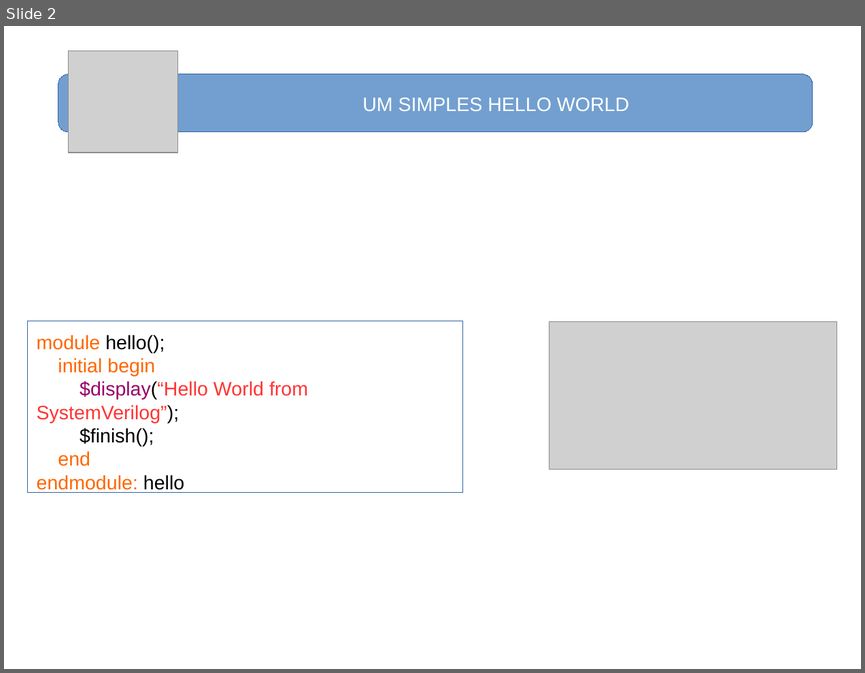
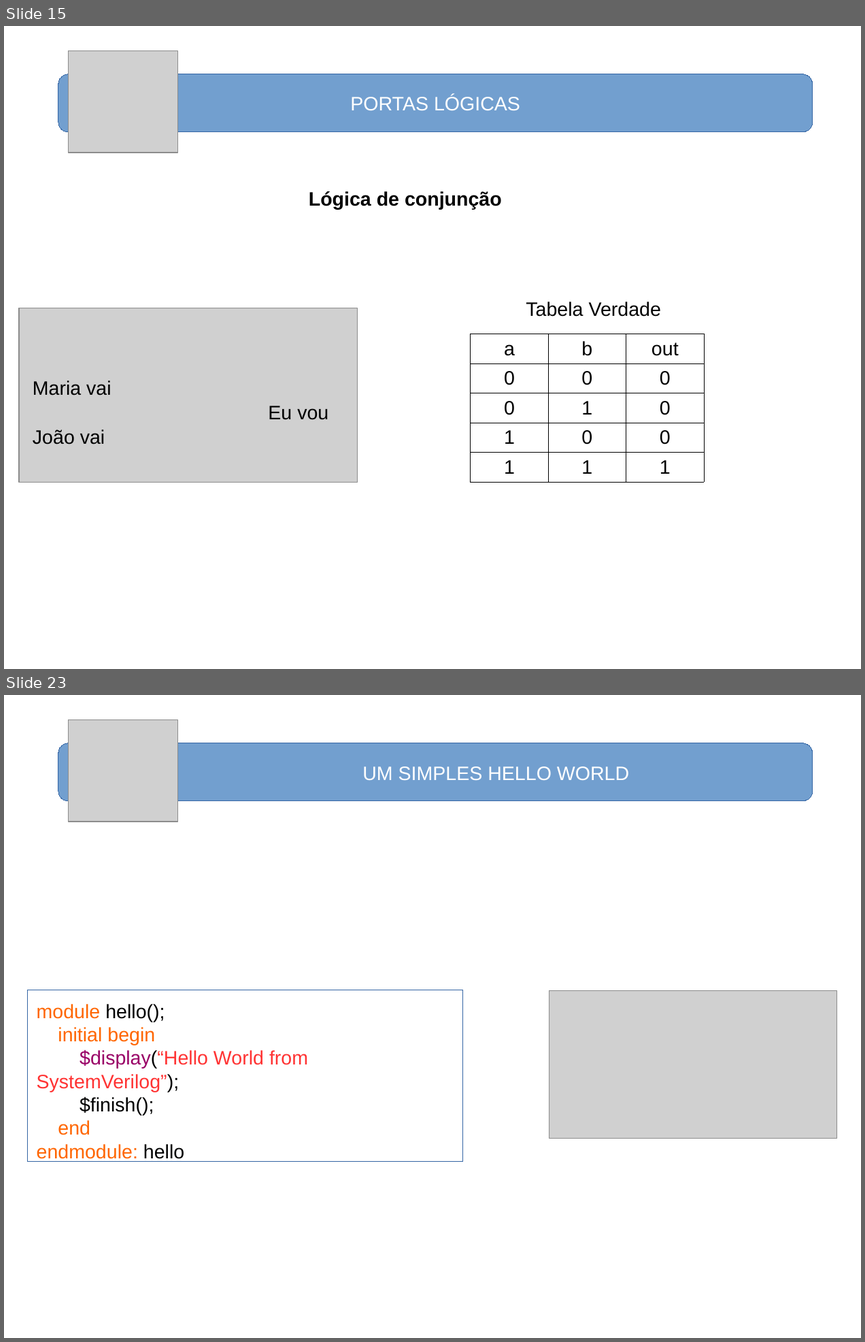
Before and after one commit to nelsoncsc/basicSV, a slide deck: docs/basicSV.odp. Shown one above the other, each under a label of ours: slide 2 before the commit, slides 15 and 23 after it; the slides between them are not shown. The pictures are 865x673 and 865x1342 pixels, drawn with LibreOffice and Linux fonts; fonts in the diff are those of the drawing; grey boxes stand for pictures. Boxes give left, top, right and bottom in pixels: in the first picture for what was removed or moved away, otherwise in the second. Text is boxed around its words. In the diff, an @@ line names an element or a change of style, - is before the commit and + after.

```diff
--- a/docs/basicSV.odp
+++ b/docs/basicSV.odp
@@ slide 15 added at (4,26,861,669), background #FFFFFF @@
@@ picture added at (68,51,177,152) @@
@@ rounded rectangle added at (58,74,813,131), fill #729FCF, outline #3465A4 0 pt, 18 pt, text #FFFFFF @@
+PORTAS LÓGICAS
@@ text added at (309,191,502,209), 18 pt, text #000000, bold @@
+Lógica de conjunção
@@ rounded rectangle added at (51,237,813,533), outline #FFFFFF 0 pt @@
@@ picture added at (19,308,358,482) @@
@@ text added at (526,301,661,316), 18 pt, text #000000 @@
+Tabela Verdade
@@ table added at (470,334,704,482), 5 rows, 3 columns @@
+a | b | out
+0 | 0 | 0
+0 | 1 | 0
+1 | 0 | 0
+1 | 1 | 1
@@ text added at (33,380,111,395), 18 pt, text #000000 @@
+Maria vai
@@ text added at (268,405,328,420), 18 pt, text #000000 @@
+Eu vou
@@ text added at (33,429,105,444), 18 pt, text #000000 @@
+João vai
@@ what was slide 2 is now slide 23 @@
```
Also in this commit, not shown: 1 slide changed, 20 other slides added.
